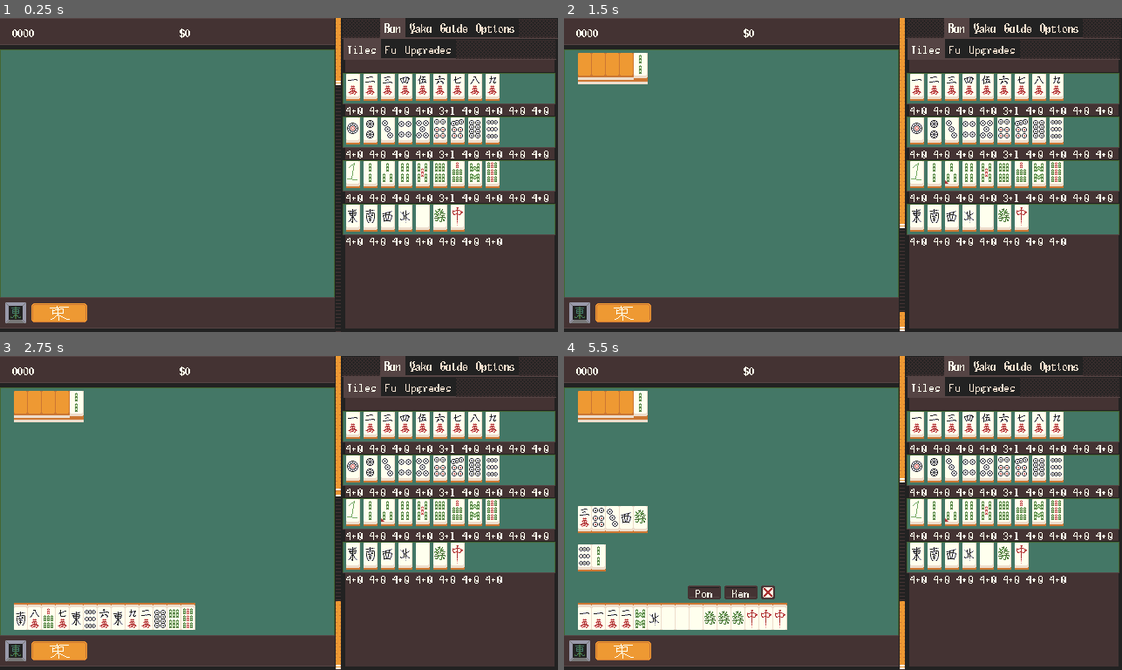
Above: before the commit, frames 1-4 (two rows, left to right).
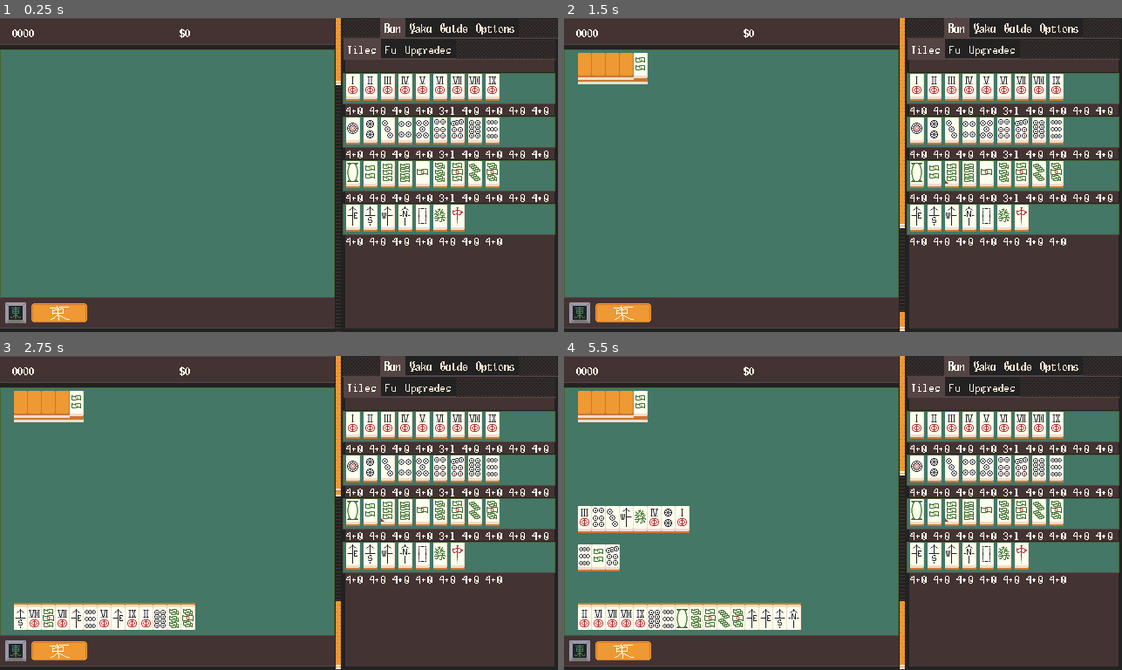
Above: after the commit, the same moments.

Repository: nanahyakuman/ultimahjong
Game: Godot game, scene res://root.tscn
Same seed, same stepped clock (60 frames per second), same inputs: the game is played once before the commit and once after it.
Inputs (mouse positions are in pixels of both pictures, inside the frame that each line leads up to):
- Up to frame 1 (0.25 s): no input
- Up to frame 2 (1.5 s): tap Enter at 0.5 s; drag from (915, 87) to (898, 105) at 0.52 s; drag from (586, 71) to (815, 237) at 1.27 s
- Up to frame 3 (2.75 s): tap Space at 2 s; move the mouse to (33, 409) at 2.02 s; click (33, 409) at 2.17 s
- Up to frame 4 (5.5 s): drag from (614, 409) to (675, 465) at 2.77 s; tap Enter at 3.5 s; drag from (625, 409) to (870, 513) at 3.52 s; drag from (642, 409) to (759, 434) at 4.27 s; move the mouse to (586, 406) at 5.02 s; click (586, 406) at 5.17 s

The runs differ from the first frame. In frame 1, 1.2% of the frame differs, in the area x 62-90%, y 1-67%; in frame 2, 1.2%; in frame 3, 1.8%; in frame 4, 4.0%, in the area x 2-90%, y 1-88%.

Commit message:
score riichi, fix kans

Diff:
--- a/AllYaku.gd
+++ b/AllYaku.gd
@@ -1,6 +1,7 @@
 extends Node
 
 var YAKUS = {
+	"Riichi": ScoringInfo.Han.new("Riichi", 1, "RIICHI_DESC!!"),
 	"Tan'yao": ScoringInfo.Han.new("Tan'yao", 1, "No terminals or honors in hand."),
 	"Yakuhai": ScoringInfo.Han.new("Yakuhai", 1, "Set or quad of seat wind, prevalent wind, or any dragon."),
 	"Menzentsumo": ScoringInfo.Han.new("Menzentsumo", 1, "Closed hand, win by tsumo."),
@@ -27,18 +28,13 @@
 
 	"SPACER_2": "[b]Groupings[/b]",
 
-	"Run": ScoringInfo.Fu.new("Run", 0),
-	## yakuhai runs dont exist
 	"Pair": ScoringInfo.Fu.new("Pair", 0),
-	#"Yakuhai Pair": ScoringInfo.Fu.new("Yakuhai Pair", 2),
+	"Open Run": ScoringInfo.Fu.new("Open Run", 0),
+	"Closed Run": ScoringInfo.Fu.new("Closed Run", 0),
 	"Open Set": ScoringInfo.Fu.new("Open Set", 2),
-	#"Yakuhai Open Set": ScoringInfo.Fu.new("Yakuhai Open Set", 4),
 	"Closed Set": ScoringInfo.Fu.new("Closed Set", 4),
-	#"Yakuhai Closed Set": ScoringInfo.Fu.new("Yakuhai Closed Set", 8),
 	"Open Quad": ScoringInfo.Fu.new("Open Quad", 8),
-	#"Yakuhai Open Quad": ScoringInfo.Fu.new("Yakuhai Open Quad", 16),
 	"Closed Quad": ScoringInfo.Fu.new("Closed Quad", 16),
-	#"Yakuhai Closed Quad": ScoringInfo.Fu.new("Yakuhai Closed Quad", 32),
 	#  weird because it's not a fu of its own but this allows us to hijack
 	# existing gui code.
 	"Yakuhai Multiplier": ScoringInfo.Fu.new(" (Yakuhai)", 1.5),
--- a/CallGraphic.gd
+++ b/CallGraphic.gd
@@ -25,8 +25,8 @@
 	if event is InputEventMouseButton:
 		if event.button_index == MOUSE_BUTTON_LEFT and event.pressed:
 			_on_mouse_exited()
+			mahjong_manager.call_graphic_clicked(bitmask,_tiles_involved)
 			calls.enable_calls(0, {})
-			mahjong_manager.call_graphic_clicked(bitmask,_tiles_involved)
 
 
 # tells the hand to tell relevant tiles to highlight themselves
--- a/MahjongManager.gd
+++ b/MahjongManager.gd
@@ -130,21 +130,21 @@
 
 #	print(wall.size())
 
-	var temp = []
-
-	temp.append(MTile.new(MTile.SUITS.SPECIAL, MTile.SPECIALS.CHUN))
-	temp.append(MTile.new(MTile.SUITS.SPECIAL, MTile.SPECIALS.CHUN))
-	temp.append(MTile.new(MTile.SUITS.SPECIAL, MTile.SPECIALS.CHUN))
-	temp.append(MTile.new(MTile.SUITS.SPECIAL, MTile.SPECIALS.HAKU))
-	temp.append(MTile.new(MTile.SUITS.SPECIAL, MTile.SPECIALS.HAKU))
-	temp.append(MTile.new(MTile.SUITS.SPECIAL, MTile.SPECIALS.HAKU))
-	temp.append(MTile.new(MTile.SUITS.SPECIAL, MTile.SPECIALS.HATSU))
-	temp.append(MTile.new(MTile.SUITS.SPECIAL, MTile.SPECIALS.HATSU))
-	temp.append(MTile.new(MTile.SUITS.SPECIAL, MTile.SPECIALS.HATSU))
-	temp.append(MTile.new(MTile.SUITS.MAN, 2))
-	temp.append(MTile.new(MTile.SUITS.MAN, 2))
-	temp.append(MTile.new(MTile.SUITS.MAN, 1))
-	temp.append(MTile.new(MTile.SUITS.MAN, 1))
+#	var temp = []
+#
+#	temp.append(MTile.new(MTile.SUITS.SPECIAL, MTile.SPECIALS.CHUN))
+#	temp.append(MTile.new(MTile.SUITS.SPECIAL, MTile.SPECIALS.CHUN))
+#	temp.append(MTile.new(MTile.SUITS.SPECIAL, MTile.SPECIALS.CHUN))
+#	temp.append(MTile.new(MTile.SUITS.SPECIAL, MTile.SPECIALS.HAKU))
+#	temp.append(MTile.new(MTile.SUITS.SPECIAL, MTile.SPECIALS.HAKU))
+#	temp.append(MTile.new(MTile.SUITS.SPECIAL, MTile.SPECIALS.HAKU))
+#	temp.append(MTile.new(MTile.SUITS.SPECIAL, MTile.SPECIALS.HATSU))
+#	temp.append(MTile.new(MTile.SUITS.SPECIAL, MTile.SPECIALS.HATSU))
+#	temp.append(MTile.new(MTile.SUITS.SPECIAL, MTile.SPECIALS.HATSU))
+#	temp.append(MTile.new(MTile.SUITS.MAN, 2))
+#	temp.append(MTile.new(MTile.SUITS.MAN, 2))
+#	temp.append(MTile.new(MTile.SUITS.MAN, 1))
+#	temp.append(MTile.new(MTile.SUITS.MAN, 1))
 
 #	temp.append(MTile.new(MTile.SUITS.MAN, 1))
 #	temp.append(MTile.new(MTile.SUITS.MAN, 1))
@@ -159,9 +159,9 @@
 #	temp.append(MTile.new(MTile.SUITS.MAN, 9))
 #	temp.append(MTile.new(MTile.SUITS.MAN, 9, true))
 #	temp.append(MTile.new(MTile.SUITS.MAN, 9))
-
-	hand = temp
-	update_hand_label()
+#
+#	hand = temp
+#	update_hand_label()
 
 
 func draw_kan_dora():
@@ -182,8 +182,12 @@
 ## which recursively calls either itself or `do_tsumo` or "do_post_call_discard`
 ## depending on if calls are made.
 func start_rotation(discard_override = null):
+	assign_discard_count(discard_override)
+	do_opp_discard()
+
+# awkward to split this one line into own function but entering riicihi also needs it
+func assign_discard_count(discard_override = null):
 	remaining_opp_discards = discard_override if discard_override != null else upgrades.get_discard_count()
-	do_opp_discard()
 
 func do_tsumo():
 	tsumo = get_next_from_wall()
@@ -259,120 +263,124 @@
 func can_cpkr(disc: MTile, tiles_involved: Dictionary) -> int:
 	# ordered rkpccc
 	var bitmask = 0b0000
-	# the dict of involved tiles
-	tiles_involved.merge({CALL_BITMASK.CHI_L:[], CALL_BITMASK.CHI_M:[], CALL_BITMASK.CHI_R:[], CALL_BITMASK.PON:[], CALL_BITMASK.KAN:[]})
-
-	if !in_riichi:
-		# pon and kan
-		var identical_count = 0
-		var did = disc.get_id()
-		for t in hand:
-			var tid = t.get_id()
-			if did == tid:
-				identical_count += 1
-				tiles_involved[CALL_BITMASK.PON].append(t)
-				tiles_involved[CALL_BITMASK.KAN].append(t)
-
-		if identical_count >= 2:
-			bitmask |= CALL_BITMASK.PON
-			if identical_count >= 3:
-				bitmask |= CALL_BITMASK.KAN
-				tiles_involved[CALL_BITMASK.PON].resize(2)
-				tiles_involved[CALL_BITMASK.KAN].resize(3)
-			else:
-				tiles_involved[CALL_BITMASK.KAN].clear()
-		else:
-			tiles_involved[CALL_BITMASK.PON].clear()
-			tiles_involved[CALL_BITMASK.KAN].clear()
-
-
-		# chi. only callable on last discard in cycle
-		if remaining_opp_discards == 0:
-			var adjs = {}
-			for i in disc.get_adj_ids(disc.suit, disc.value, true):
-				adjs[i] = 0
-
-			for t in hand:
-				var tid = t.get_id()
-				var extant = adjs.keys().find(tid)
-				if extant != -1:
-					adjs[tid] += 1
-
-					if extant == 0:
-						tiles_involved[CALL_BITMASK.CHI_R].append(t)
-					elif extant == 1:
-						tiles_involved[CALL_BITMASK.CHI_R].append(t)
-						tiles_involved[CALL_BITMASK.CHI_M].append(t)
-					elif extant == 2:
-						tiles_involved[CALL_BITMASK.CHI_M].append(t)
-						tiles_involved[CALL_BITMASK.CHI_L].append(t)
-					else:
-						tiles_involved[CALL_BITMASK.CHI_L].append(t)
-
-			if adjs.size() >= 4:
-				if adjs[did-2] > 0 and adjs[did-1]:
-					bitmask |= CALL_BITMASK.CHI_R
-				else:
-					tiles_involved[CALL_BITMASK.CHI_R].clear()
-				if adjs[did-1] > 0 and adjs[did+1]:
-					bitmask |= CALL_BITMASK.CHI_M
-				else:
-					tiles_involved[CALL_BITMASK.CHI_M].clear()
-				if adjs[did+1] > 0 and adjs[did+2]:
-					bitmask |= CALL_BITMASK.CHI_L
-				else:
-					tiles_involved[CALL_BITMASK.CHI_L].clear()
-			else:
-				tiles_involved[CALL_BITMASK.CHI_R].clear()
-				tiles_involved[CALL_BITMASK.CHI_M].clear()
-				tiles_involved[CALL_BITMASK.CHI_L].clear()
-
-		#  erase redundant entries in a chi. i hate to triplicate code but something
-		# about putting this in a loop breaks it. i think godot tries to intuitively
-		# concatenate array arrays or sumn.
-		var a = tiles_involved[CALL_BITMASK.CHI_R]
-		var marked = {}
-		for t in a:
-			var tid = t.get_id()
-			var count = count_by_id(tid, a)
-			if count > 1:
-				marked[tid] = count - 1
-		for m in marked.keys():
-			for i in marked[m]:
-				var tbd = first_by_id(m, a)
-				a.remove_at(tbd)
-
-		a = tiles_involved[CALL_BITMASK.CHI_M]
-		marked = {}
-		for t in a:
-			var tid = t.get_id()
-			var count = count_by_id(tid, a)
-			if count > 1:
-				marked[tid] = count - 1
-		for m in marked.keys():
-			for i in marked[m]:
-				var tbd = first_by_id(m, a)
-				a.remove_at(tbd)
-
-		a = tiles_involved[CALL_BITMASK.CHI_L]
-		marked = {}
-		for t in a:
-			var tid = t.get_id()
-			var count = count_by_id(tid, a)
-			if count > 1:
-				marked[tid] = count - 1
-		for m in marked.keys():
-			for i in marked[m]:
-				var tbd = first_by_id(m, a)
-				a.remove_at(tbd)
-
-
-	#ron
+
+	#ron check
 	var full_hand = [disc]
 	full_hand.append_array(hand)
 	full_hand.sort()
-	if yaku_checker.hand_get_han(full_hand, called_hand, false).get_total_han() > 0:
+	if yaku_checker.hand_get_han(full_hand, called_hand, false, [], false, in_riichi).get_total_han() > 0:
 		bitmask |= CALL_BITMASK.RON
+
+	# the rest only apply if not in riichi
+	if in_riichi:
+		return bitmask
+
+
+	# the dict of involved tiles
+	tiles_involved.merge({CALL_BITMASK.CHI_L:[], CALL_BITMASK.CHI_M:[], CALL_BITMASK.CHI_R:[], CALL_BITMASK.PON:[], CALL_BITMASK.KAN:[]})
+
+	# pon and kan
+	var identical_count = 0
+	var did = disc.get_id()
+	for t in hand:
+		var tid = t.get_id()
+		if did == tid:
+			identical_count += 1
+			tiles_involved[CALL_BITMASK.PON].append(t)
+			tiles_involved[CALL_BITMASK.KAN].append(t)
+
+	if identical_count >= 2:
+		bitmask |= CALL_BITMASK.PON
+		if identical_count >= 3:
+			bitmask |= CALL_BITMASK.KAN
+			tiles_involved[CALL_BITMASK.PON].resize(2)
+			tiles_involved[CALL_BITMASK.KAN].resize(3)
+		else:
+			tiles_involved[CALL_BITMASK.KAN].clear()
+	else:
+		tiles_involved[CALL_BITMASK.PON].clear()
+		tiles_involved[CALL_BITMASK.KAN].clear()
+
+
+	# chi. only callable on last discard in cycle
+	if remaining_opp_discards == 0:
+		var adjs = {}
+		for i in disc.get_adj_ids(disc.suit, disc.value, true):
+			adjs[i] = 0
+
+		for t in hand:
+			var tid = t.get_id()
+			var extant = adjs.keys().find(tid)
+			if extant != -1:
+				adjs[tid] += 1
+
+				if extant == 0:
+					tiles_involved[CALL_BITMASK.CHI_R].append(t)
+				elif extant == 1:
+					tiles_involved[CALL_BITMASK.CHI_R].append(t)
+					tiles_involved[CALL_BITMASK.CHI_M].append(t)
+				elif extant == 2:
+					tiles_involved[CALL_BITMASK.CHI_M].append(t)
+					tiles_involved[CALL_BITMASK.CHI_L].append(t)
+				else:
+					tiles_involved[CALL_BITMASK.CHI_L].append(t)
+
+		if adjs.size() >= 4:
+			if adjs[did-2] > 0 and adjs[did-1]:
+				bitmask |= CALL_BITMASK.CHI_R
+			else:
+				tiles_involved[CALL_BITMASK.CHI_R].clear()
+			if adjs[did-1] > 0 and adjs[did+1]:
+				bitmask |= CALL_BITMASK.CHI_M
+			else:
+				tiles_involved[CALL_BITMASK.CHI_M].clear()
+			if adjs[did+1] > 0 and adjs[did+2]:
+				bitmask |= CALL_BITMASK.CHI_L
+			else:
+				tiles_involved[CALL_BITMASK.CHI_L].clear()
+		else:
+			tiles_involved[CALL_BITMASK.CHI_R].clear()
+			tiles_involved[CALL_BITMASK.CHI_M].clear()
+			tiles_involved[CALL_BITMASK.CHI_L].clear()
+
+	#  erase redundant entries in a chi. i hate to triplicate code but something
+	# about putting this in a loop breaks it. i think godot tries to intuitively
+	# concatenate array arrays or sumn.
+	var a = tiles_involved[CALL_BITMASK.CHI_R]
+	var marked = {}
+	for t in a:
+		var tid = t.get_id()
+		var count = count_by_id(tid, a)
+		if count > 1:
+			marked[tid] = count - 1
+	for m in marked.keys():
+		for i in marked[m]:
+			var tbd = first_by_id(m, a)
+			a.remove_at(tbd)
+
+	a = tiles_involved[CALL_BITMASK.CHI_M]
+	marked = {}
+	for t in a:
+		var tid = t.get_id()
+		var count = count_by_id(tid, a)
+		if count > 1:
+			marked[tid] = count - 1
+	for m in marked.keys():
+		for i in marked[m]:
+			var tbd = first_by_id(m, a)
+			a.remove_at(tbd)
+
+	a = tiles_involved[CALL_BITMASK.CHI_L]
+	marked = {}
+	for t in a:
+		var tid = t.get_id()
+		var count = count_by_id(tid, a)
+		if count > 1:
+			marked[tid] = count - 1
+	for m in marked.keys():
+		for i in marked[m]:
+			var tbd = first_by_id(m, a)
+			a.remove_at(tbd)
 
 	return bitmask
 
@@ -385,7 +393,7 @@
 	var btm = 0
 	var involved = {}
 
-	if yaku_checker.hand_get_han(full_hand, called_hand, true).get_total_han() > 0:
+	if yaku_checker.hand_get_han(full_hand, called_hand, true, [], false, in_riichi).get_total_han() > 0:
 		btm |= CALL_BITMASK.TSM
 
 	# closed tsumo kan. note we ban riichi kans
@@ -424,8 +432,10 @@
 			return
 		CALL_BITMASK.TSM:
 			end_round(true)
+			return
 		CALL_BITMASK.RON:
 			end_round()
+			return
 		CALL_BITMASK.CHI_L:
 			new_grouping = Grouping.new(Grouping.RUN, tiles_involved)
 		CALL_BITMASK.CHI_M:
@@ -443,10 +453,13 @@
 			return
 
 	if new_grouping is Grouping:
+		var to_remove = new_grouping.tiles.size()
 		for t in new_grouping.tiles:
 			var found = first_by_id(t.get_id(), hand)
 			assert(found != -1, "could not find tile that's meant to exist in hand!")
 			hand.remove_at(found)
+			to_remove -= 1
+		assert(to_remove == 0, "not as many tiles as expected removed from hand!")
 
 		# append final tile
 		if bitmask != CALL_BITMASK.CLOSED_KAN:
@@ -527,9 +540,10 @@
 		var full_hand = [t]
 		full_hand.append_array(hand)
 		full_hand.sort()
-		if yaku_checker.hand_get_han(full_hand, called_hand, false).get_total_han() > 0:
+		if yaku_checker.hand_meets_basic_reqs(full_hand):
 			calls_manager.enable_calls(CALL_BITMASK.RCH, {})
 			set_state(STATE_CALLS)
+			assign_discard_count()
 			return true
 	return false
 
@@ -584,7 +598,7 @@
 	# for bigger hands
 	assert(full_hand.size() + called_hand.size() * 3 == 14)
 
-	var score_info = yaku_checker.hand_get_han(full_hand, called_hand, win_is_tsumo_not_ron, doras, true)
+	var score_info = yaku_checker.hand_get_han(full_hand, called_hand, win_is_tsumo_not_ron, doras, true, in_riichi)
 
 	var multiplier = 6 if seat_wind == WINDS.EAST else 4
 
--- a/TileGraphic.tscn
+++ b/TileGraphic.tscn
@@ -1,8 +1,8 @@
 [gd_scene load_steps=15 format=3 uid="uid://dhu60farhkon0"]
 
 [ext_resource type="Script" path="res://TileGraphic.gd" id="1_w2ft1"]
-[ext_resource type="Texture2D" uid="uid://ccdv7r4ga7o3t" path="res://image/tiles.png" id="2_f03da"]
 [ext_resource type="Texture2D" uid="uid://bf8b1q22m2w0s" path="res://image/tilesides.png" id="3_rn2kv"]
+[ext_resource type="Texture2D" uid="uid://cf68rma0ngtvy" path="res://image/tiles_alt.png" id="4_1q3kj"]
 [ext_resource type="Texture2D" uid="uid://baxb03osrtkhb" path="res://image/tile_highlight_b.png" id="4_2lunx"]
 [ext_resource type="Texture2D" uid="uid://3xyv2a3mk865" path="res://image/tile_highlight_r.png" id="5_b2fx8"]
 [ext_resource type="Texture2D" uid="uid://cq5xymufy75on" path="res://image/tilerear.png" id="5_xhwoj"]
@@ -86,7 +86,7 @@
 
 [node name="Sprite2D" type="Sprite2D" parent="."]
 texture_repeat = 1
-texture = ExtResource("2_f03da")
+texture = ExtResource("4_1q3kj")
 centered = false
 region_enabled = true
 region_rect = Rect2(80, 64, 16, 32)
--- a/yaku/YakuChecker.gd
+++ b/yaku/YakuChecker.gd
@@ -5,7 +5,7 @@
 
 
 # hand should be sorted by MTile id.
-func hand_get_han(hand: Array, already_opened_groupings: Array, is_tsumo: bool, doras = [], do_fu = false) -> ScoringInfo:
+func hand_get_han(hand: Array, already_opened_groupings: Array, is_tsumo: bool, doras = [], do_fu = false, riichi = false) -> ScoringInfo:
 	var is_open = already_opened_groupings.size() > 0
 
 	var scoring_info = ScoringInfo.new()
@@ -20,6 +20,10 @@
 #		print("\n")
 
 	if groupings_meet_basic_reqs(groupings):
+		# riichi
+		if riichi:
+			scoring_info.hans.append(ALL_YAKU.YAKUS["Riichi"])
+
 		# check half and full flushes.
 		var suit = 0
 		var suit_it = 0
@@ -87,6 +91,10 @@
 
 	return scoring_info
 
+func hand_meets_basic_reqs(hand: Array) -> bool:
+	var groupings = get_maximal_groupings(hand)
+	return groupings_meet_basic_reqs(groupings)
+
 func groupings_meet_basic_reqs(groupings: Array) -> bool:
 	var setruns = 0
 	var pairs = 0
@@ -186,7 +194,10 @@
 
 	for g in groupings:
 		if g.type == Grouping.RUN:
-			fus.append(ALL_YAKU.FU["Run"].duplicate())
+			if g.open:
+				fus.append(ALL_YAKU.FU["Open Run"].duplicate())
+			else:
+				fus.append(ALL_YAKU.FU["Closed Run"].duplicate())
 		elif g.type == Grouping.SET:
 			# stitch name together.
 			var nam = ""
Binary file added: image/tiles_alt.png
Not shown, added: image/tiles_alt.png.import
Binary file changed: text/font/Title.png
Not shown, changed: todo.txt
